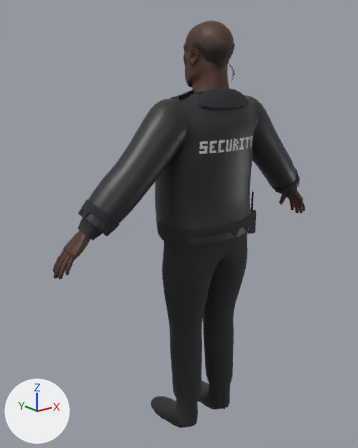
The glTF model game/assets/characters/char_club_bouncer/char_club_bouncer.glb, before and after one commit.
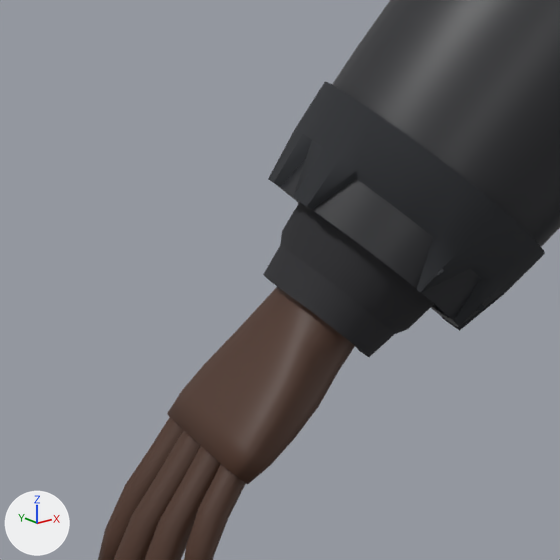
Each version is shown whole from a 50 mm camera at (-1.422, -1.592, 1.699) aimed at (-0.057, 0.114, 1.016), then close up on the part from 11% to 34% of the width and 42% to 60% of the height. Lighting does not change. The marker at lower left points along +X, +Y and +Z. The first two pictures are the older version. Vertices at exactly the same position are counted once.

In view in the first close-up: 'Body', 'Outfit'.
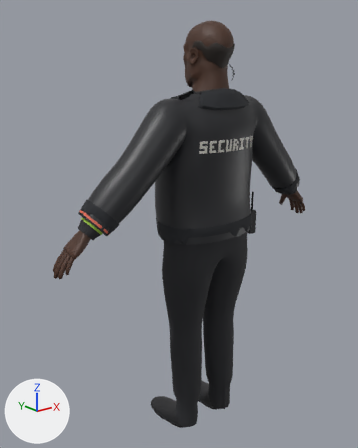
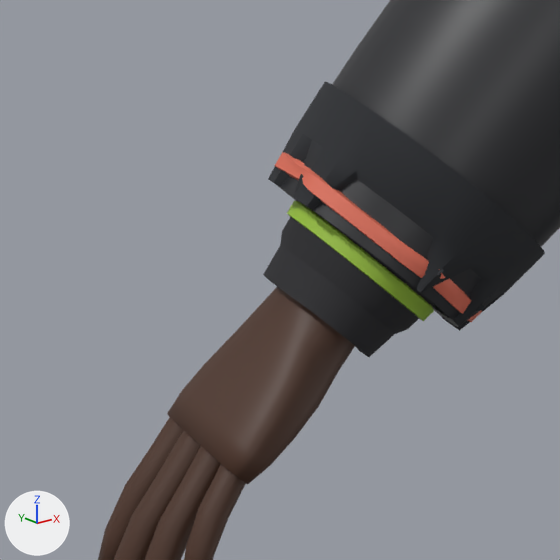
Patch to the scene script:
```diff
--- a/game/assets/characters/char_club_bouncer/char_club_bouncer.glb.py
+++ b/game/assets/characters/char_club_bouncer/char_club_bouncer.glb.py
@@ mat_m_char_club_coral @@
+mat_m_char_club_coral = principled_material('M_char_club_coral')
+mat_m_char_club_coral.base_color = (0.745, 0.162, 0.102)  # red #e0705a
+mat_m_char_club_coral.roughness = 0.6
@@ mat_m_char_club_lime @@
+mat_m_char_club_lime = principled_material('M_char_club_lime')
+mat_m_char_club_lime.base_color = (0.328, 0.552, 0.0423)  # green #9bc43a
+mat_m_char_club_lime.roughness = 0.6
@@ me_outfit @@
 # used by ob_outfit; location = (0.0, 0.0, 0.0)
-me_outfit.from_pydata(...)  # 8830 vertices, 16016 faces; spans x -0.62..0.62, y -0.17..0.24, z 0.0..1.62
+me_outfit.from_pydata(...)  # 9030 vertices, 16336 faces; spans x -0.62..0.62, y -0.17..0.24, z 0.0..1.62
+# me_outfit part 1: 32 vertices moved within x -0.6..-0.53, y -0.06..0.07, z 1.1..1.18; 200 vertices added at x -0.6..-0.5, y -0.07..0.08, z 1.09..1.2
 me_outfit.materials.append(mat_m_char_knit_graphite)
@@ me_outfit @@
 me_outfit.materials.append(mat_m_rubber_black)
+me_outfit.materials.append(mat_m_char_club_coral)  # red #e0705a
+me_outfit.materials.append(mat_m_char_club_lime)  # green #9bc43a
```

Where the change shows, as pixel boxes (x1, y1, x2, y2) in the close-ups (560 x 560 px):
part 1 of me_outfit, built on
    before: (265, 185, 440, 342)
    after: (265, 152, 482, 352)
